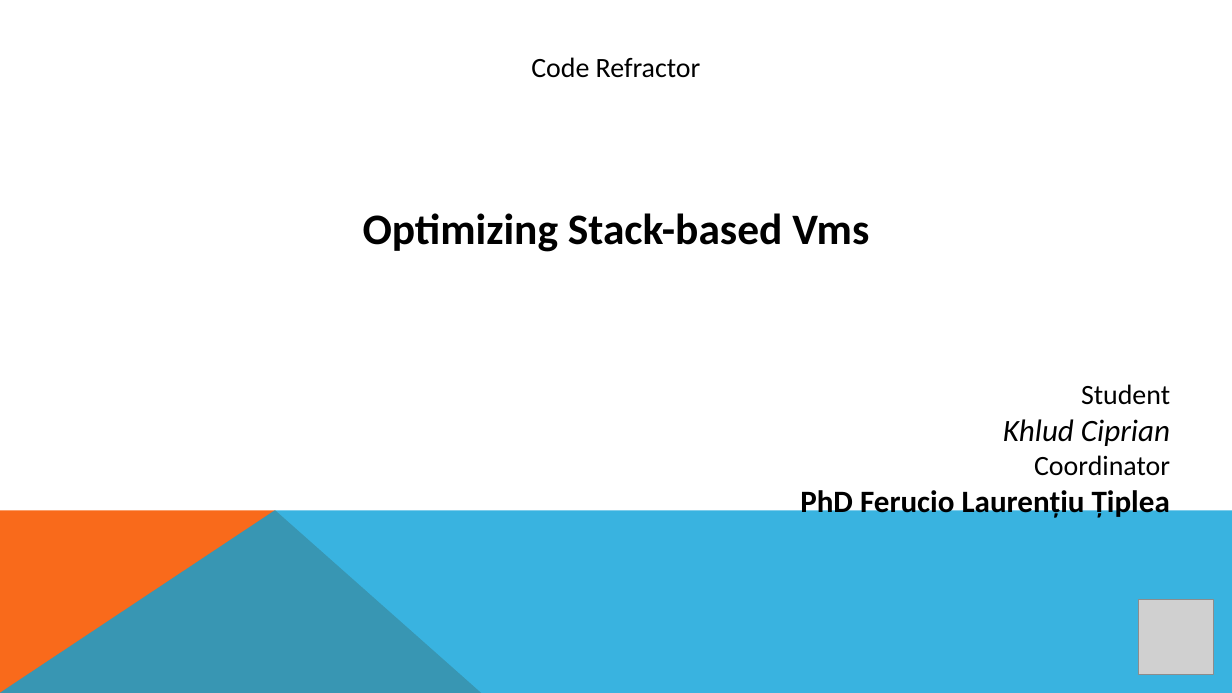
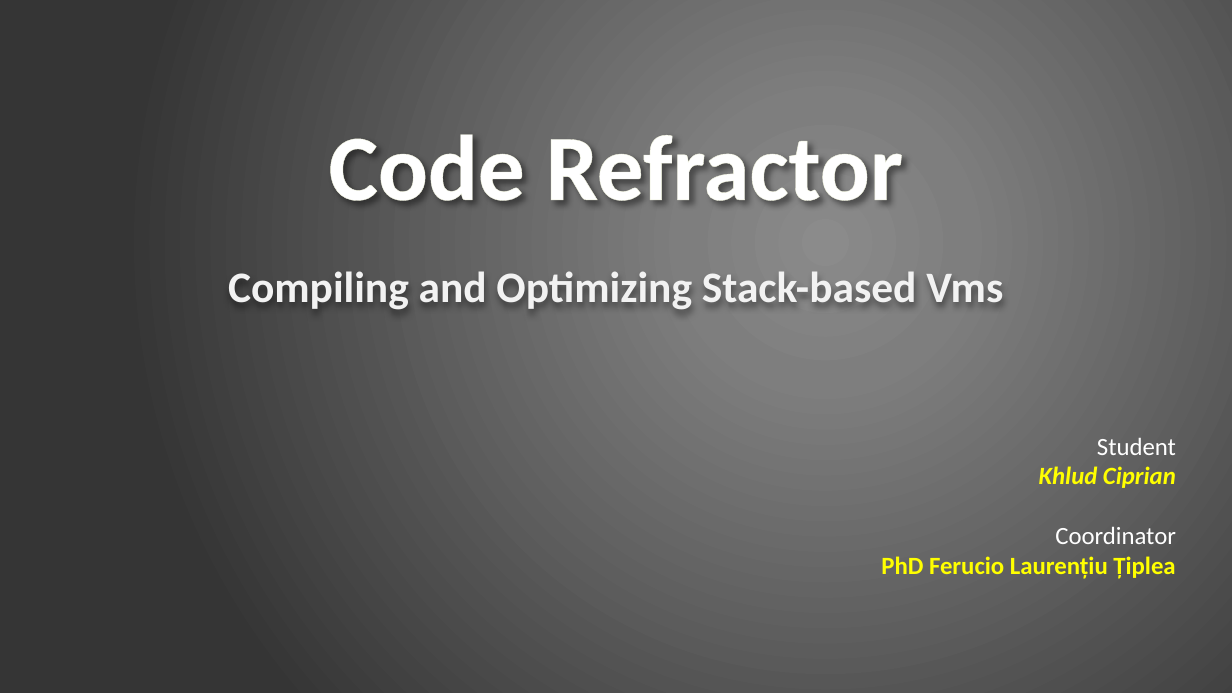
Before and after one commit to ciplogic/CodeRefractor, a slide deck: slide 1 of Documentation/Slides_final.pptx. Drawn at 1232x693 pixels with LibreOffice and Linux fonts; fonts in the diff are those of the drawing; grey boxes stand for pictures. Boxes give left, top, right and bottom in pixels: in the first picture for what was removed or moved away, otherwise in the second. Text is boxed around its words. In the diff, an @@ line names an element or a change of style, - is before the commit and + after.

```diff
--- a/Documentation/Slides_final.pptx
+++ b/Documentation/Slides_final.pptx
@@ background #FFFFFF to gradient #8C8C8C to #7F7F7F to #353535 @@
@@ text "Code Refractor": place and size @@
-text "Code Refractor" at [531,57,701,78]
+text "Code Refractor" at [329,134,903,205]
@@ text "Code Refractor" at [329,134,903,205]: size 18 to 60 pt, text colour #000000 to #FFFFFF, letter outline none to #EDEFDA 1 pt, bold on @@
@@ text at [228,271,1003,310]: text changed; text colour #000000 to #F2F2F2 @@
-Optimizing Stack-based Vms
+Compiling and Optimizing Stack-based Vms
@@ text "Student": place and size @@
-text "Student" at [800,384,1170,520]
+text "Student" at [881,438,1176,579]
@@ text "Student" at [881,438,1176,579]: size 18 to 16 pt, text colour #000000 to #FFFFFF in "Student", "Coordinator"; size 20 to 16 pt, text colour #000000 to #FFFF00 in "Khlud Ciprian", "PhD Ferucio Laurențiu Țiplea"; bold on in "Khlud Ciprian" @@
@@ freeform shape removed at [0,511,482,693] @@
@@ freeform shape removed at [0,511,1232,693] @@
@@ picture removed at [1139,600,1214,675] @@
```
Also in this commit, not shown: 13 other slides changed, 1 other file.
